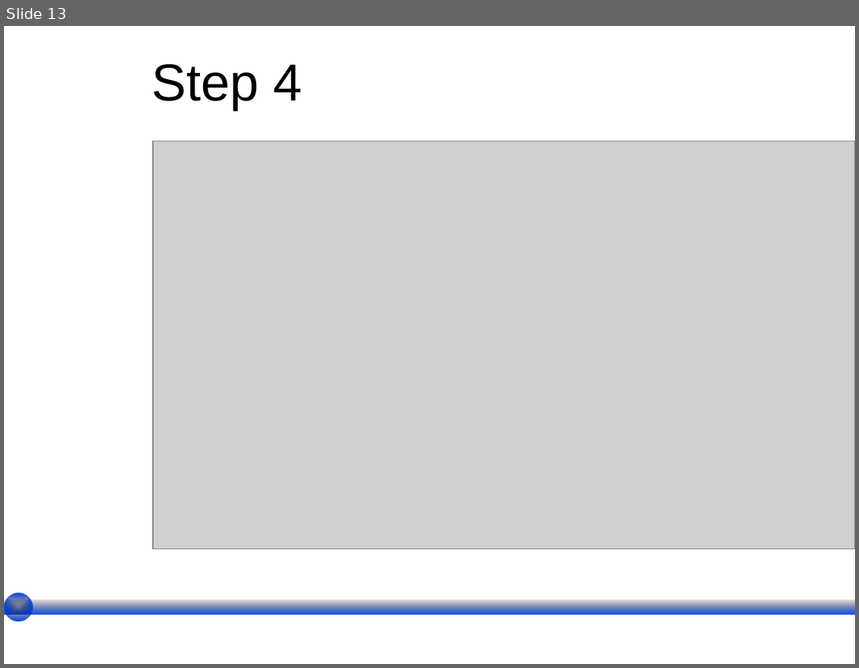
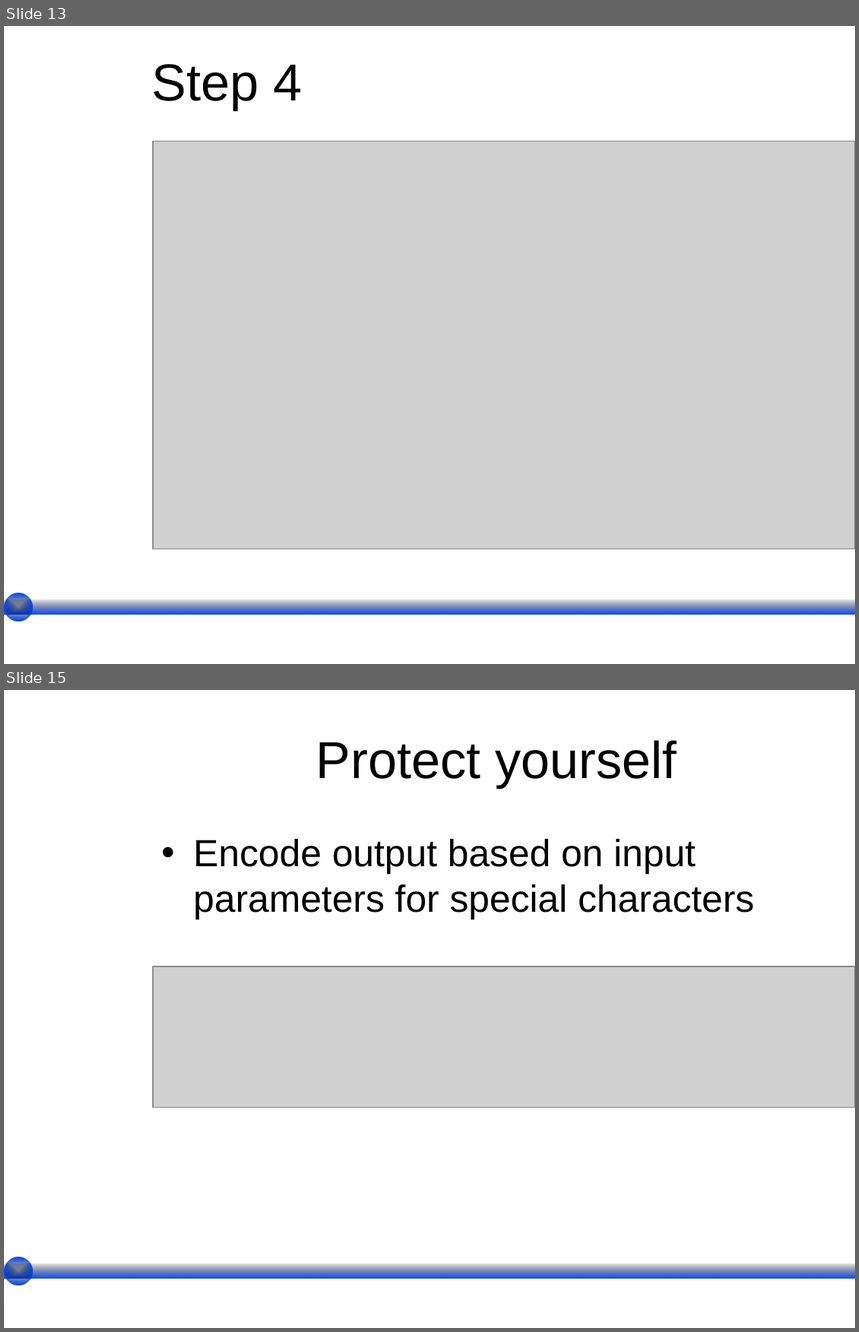
Before and after one commit to wesreisz/cis411-lightningTalks, a slide deck: Satterly_LightningTalkTemplate.ppt. Shown one above the other, each under a label of ours: slide 13 before the commit, slides 13 and 15 after it; the slides between them are not shown. The pictures are 859x668 and 859x1332 pixels, drawn with LibreOffice and Linux fonts; fonts in the diff are those of the drawing; grey boxes stand for pictures; background and template pictures are left out. Boxes give left, top, right and bottom in pixels: in the first picture for what was removed or moved away, otherwise in the second. Text is boxed around its words. In the diff, an @@ line names an element or a change of style, - is before the commit and + after.

```diff
--- a/Satterly_LightningTalkTemplate.ppt
+++ b/Satterly_LightningTalkTemplate.ppt
@@ slide 15 added at (4, 690, 855, 1328), background picture (left out) @@
@@ title added at (316, 740, 677, 788), 44 pt, text #000000 @@
+Protect yourself
@@ text added at (193, 839, 754, 920), 32 pt, text #000000 @@
+• Encode output based on input parameters for special characters
@@ picture added at (153, 967, 855, 1108) @@
@@ ellipse added at (4, 1258, 32, 1286), fill gradient #000000 to #0047FF @@
@@ rectangle added at (4, 1265, 855, 1279), fill gradient #000000 to #0047FF @@
```
Also in this commit, not shown: 1 slide changed, 3 other slides added, 5 slides removed, 1 other file.
